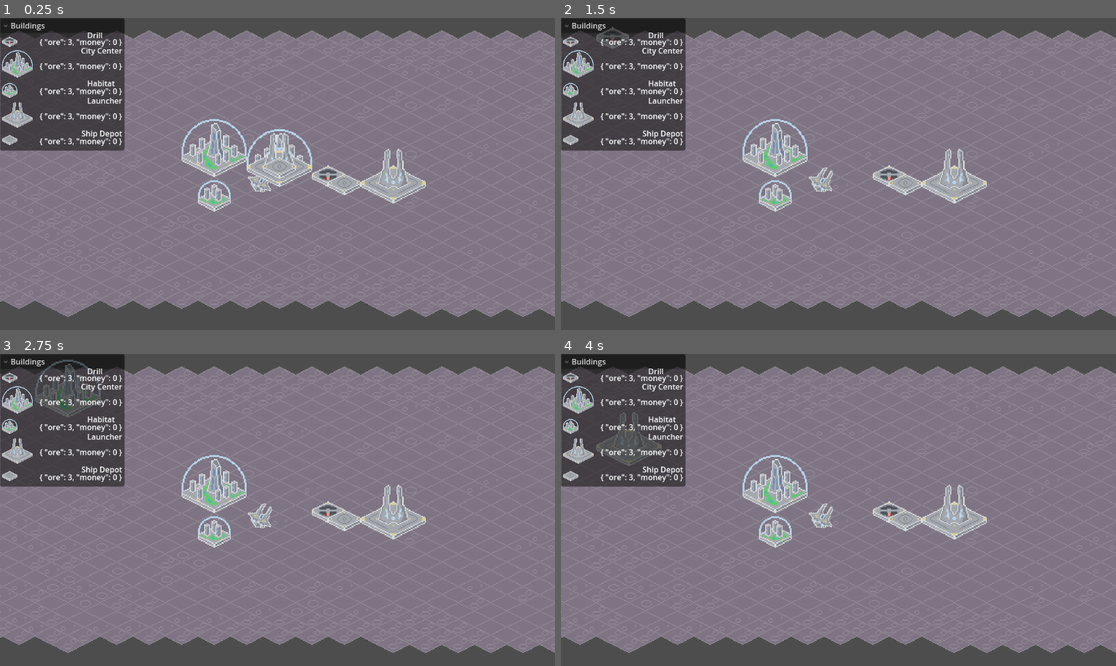
Above: before the commit, frames 1-4 (two rows, left to right).
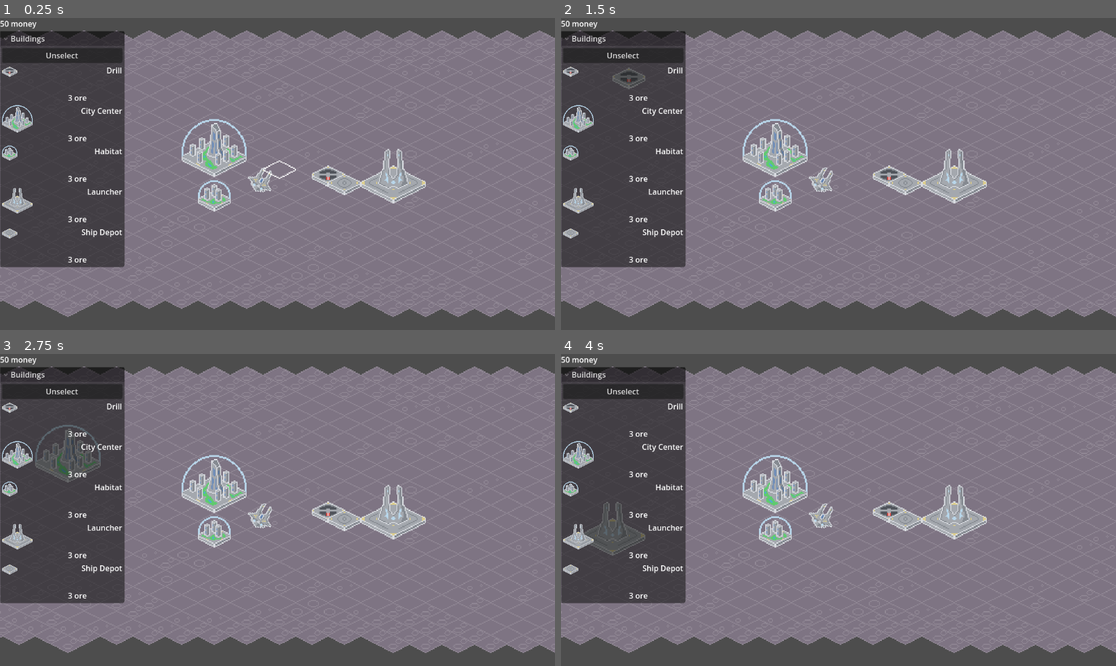
Above: after the commit, the same moments.

Repository: kevinn-t/cmpm-170-tower-defense
Game: Godot game, scene res://main scene.tscn
The game is run twice, just before and just after one commit, with the same random seed, the same clock (stepped at 60 frames per second) and the same inputs.
Inputs (mouse positions are in pixels of both pictures, inside the frame that each line leads up to):
- Up to frame 1 (0.25 s): no input
- Up to frame 2 (1.5 s): click (622, 55) at 0.5 s, where only the run after the commit has a clickable "Unselect"; click "Drill" at 1.25 s
- Up to frame 3 (2.75 s): click "City Center" at 2 s
- Up to frame 4 (4 s): click "Habitat" at 2.75 s; click "Launcher" at 3.5 s

The runs differ from the first frame. In frame 1, 13% of the frame differs, in the area x 0-57%, y 0-80%; in frame 2, 12%; in frame 3, 13%; in frame 4, 12%.

Commit message:
update ui

Diff:
--- a/Prefabs/UI/building_button.tscn
+++ b/Prefabs/UI/building_button.tscn
@@ -7,7 +7,7 @@
 region = Rect2(128, 32, 64, 64)
 
 [node name="BuildingButton" type="TextureButton"]
-custom_minimum_size = Vector2(250, 0)
+custom_minimum_size = Vector2(250, 80)
 texture_normal = SubResource("AtlasTexture_4rud1")
 
 [node name="Name" type="Label" parent="."]
@@ -15,23 +15,20 @@
 anchors_preset = -1
 anchor_left = 1.0
 anchor_right = 1.0
-offset_left = -73.000015
-offset_top = -11.5
-offset_bottom = 11.5
+offset_top = 23.0
 grow_horizontal = 0
 grow_vertical = 2
 text = "Launcher"
 
 [node name="Costs" type="Label" parent="."]
 layout_mode = 1
-anchors_preset = 6
+anchors_preset = 3
 anchor_left = 1.0
-anchor_top = 0.5
+anchor_top = 1.0
 anchor_right = 1.0
-anchor_bottom = 0.5
-offset_left = -73.000015
-offset_top = -11.5
-offset_bottom = 11.5
+anchor_bottom = 1.0
+offset_left = -113.0
+offset_top = -23.0
 grow_horizontal = 0
-grow_vertical = 2
+grow_vertical = 0
 text = "Ore:3 Money:5"
--- a/Scripts/building.gd
+++ b/Scripts/building.gd
@@ -22,4 +22,9 @@
 		onHit.emit()
 
 func costString() -> String:
-	return str(buildCost)
+	#return str(buildCost)
+	var s = ""
+	for k in buildCost.keys():
+		if buildCost[k] > 0:
+			s+= str(buildCost[k]) + " " + str(k) + " "
+	return s
--- a/game_manager.gd
+++ b/game_manager.gd
@@ -26,7 +26,7 @@
 
 @onready var previewInstanceParent : Node2D = $"../Cursor/PreviewParent"
 const BUILDING_BUTTON = preload("res://Prefabs/UI/building_button.tscn")
-var buildingBrush = -1;
+var buildingBrush = null;
 
 func assign_workers(amount : int) -> void:
 	if (unemployed_population - amount > 0):
@@ -38,6 +38,12 @@
 	var _snapped = ground_layer.map_to_local(ground_layer.local_to_map(pos))
 	populatePreviews()
 	populateBuildUI()
+
+	$"../UI".visible = true
+	$"../UI/VBoxContainer/FoldableContainer/VBoxContainer/Button".pressed.connect(resetBuildingBrush)
+	$"../UI/VBoxContainer/FoldableContainer".folding_changed.connect(foldingResetBuildingBrush)
+	updateBuildingBrush()
+	updateUI()
 
 
 func subtractCost(cost : Dictionary) -> bool: # returns success
@@ -61,6 +67,7 @@
 		return
 	add_child(building)
 	building.global_position = pos
+	updateUI()
 
 func populatePreviews() -> void:
 	for b in buildingPrefabs:
@@ -69,7 +76,7 @@
 		previewInstanceParent.add_child(inst)
 
 func populateBuildUI():
-	var parent : VBoxContainer = $"../UI/FoldableContainer/VBoxContainer"
+	var parent : VBoxContainer = $"../UI/VBoxContainer/FoldableContainer/VBoxContainer"
 	for inst :Building in previewInstanceParent.get_children():
 		var button : TextureButton = BUILDING_BUTTON.instantiate(PackedScene.GEN_EDIT_STATE_INSTANCE)
 		button.texture_normal = inst.get_texture()
@@ -82,5 +89,26 @@
 
 func buildingBrushSelected(name : String):
 	print(name)
+	buildingBrush = name
+	updateBuildingBrush()
+
+func resetBuildingBrush():
+	buildingBrush = null
+	updateBuildingBrush()
+
+func foldingResetBuildingBrush(folded):
+	resetBuildingBrush()
+
+func updateBuildingBrush():
 	for b : Building in previewInstanceParent.get_children():
-		b.visible = b.name == name
+		b.visible = b.name == buildingBrush
+
+func updateUI():
+	$"../UI/VBoxContainer/Stored".text = storedString()
+
+func storedString() -> String:
+	var s = ""
+	for k in stored.keys():
+		if stored[k] > 0:
+			s+= str(stored[k]) + " " + str(k) + " "
+	return s
--- a/main scene.tscn
+++ b/main scene.tscn
@@ -122,14 +122,20 @@
 
 [node name="UI" type="CanvasLayer" parent="."]
 
-[node name="Label" type="Label" parent="UI"]
+[node name="VBoxContainer" type="VBoxContainer" parent="UI"]
 offset_right = 40.0
-offset_bottom = 23.0
+offset_bottom = 40.0
 
-[node name="FoldableContainer" type="FoldableContainer" parent="UI"]
-offset_right = 24.0
-offset_bottom = 32.0
+[node name="Stored" type="Label" parent="UI/VBoxContainer"]
+layout_mode = 2
+
+[node name="FoldableContainer" type="FoldableContainer" parent="UI/VBoxContainer"]
+layout_mode = 2
 title = "Buildings"
 
-[node name="VBoxContainer" type="VBoxContainer" parent="UI/FoldableContainer"]
+[node name="VBoxContainer" type="VBoxContainer" parent="UI/VBoxContainer/FoldableContainer"]
 layout_mode = 2
+
+[node name="Button" type="Button" parent="UI/VBoxContainer/FoldableContainer/VBoxContainer"]
+layout_mode = 2
+text = "Unselect"
--- a/project.godot
+++ b/project.godot
@@ -14,7 +14,7 @@
 run/main_scene="uid://daa10ieakewou"
 config/features=PackedStringArray("4.5", "Forward Plus")
 boot_splash/show_image=false
-config/icon="res://icon.svg"
+config/icon="uid://r1wyym74q2hw"
 
 [global_group]
 
